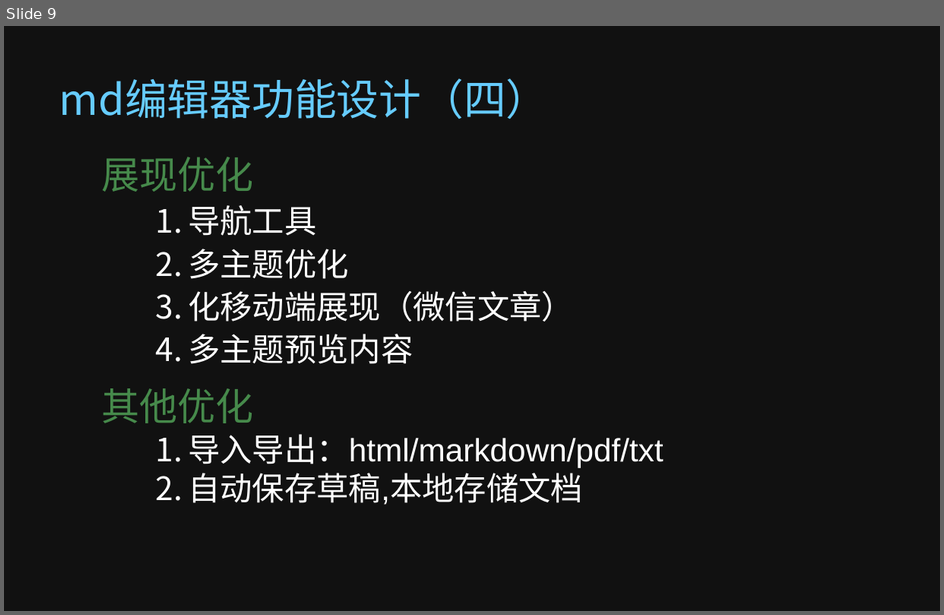
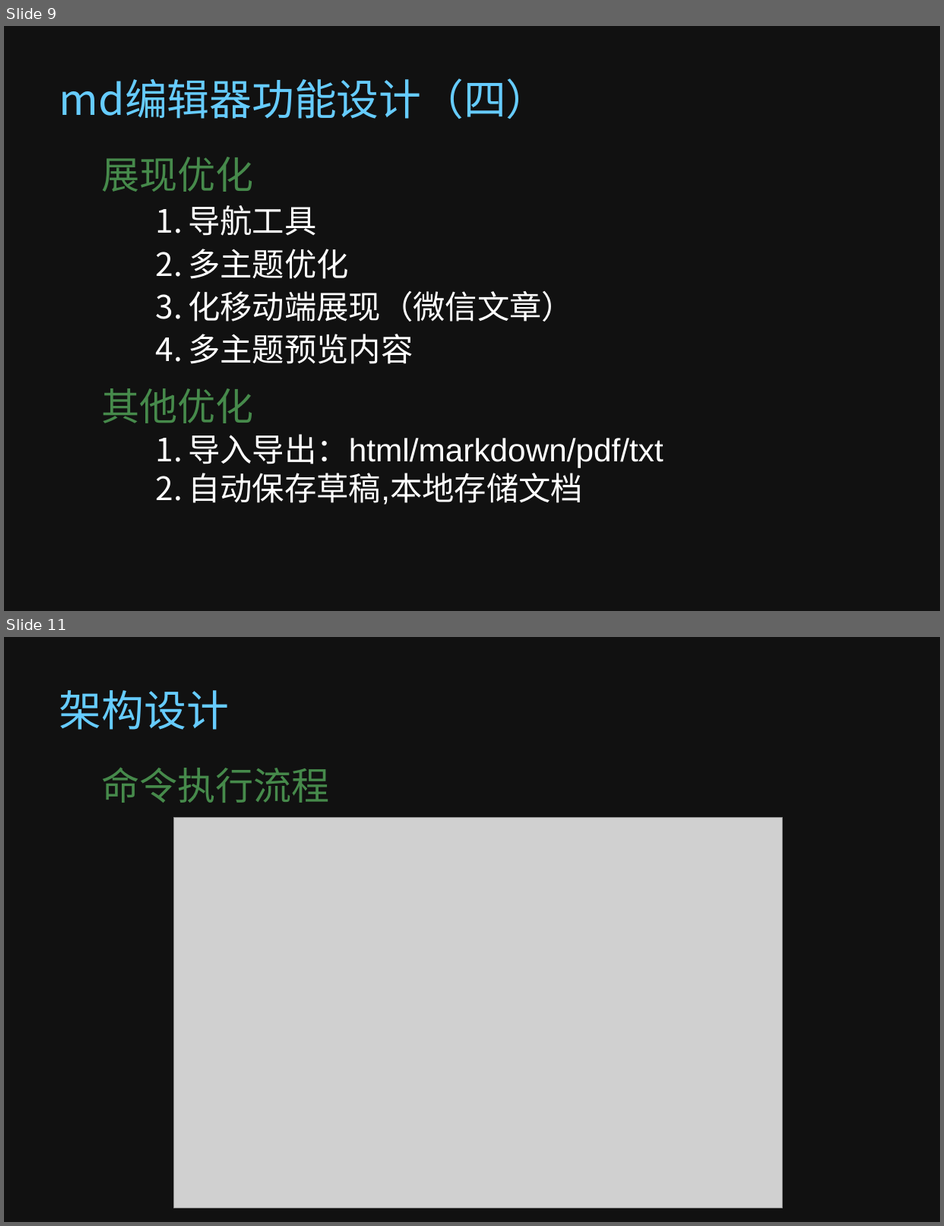
Before and after one commit to fex-team/dora, a slide deck: doc/feature_review.ppt. Shown one above the other, each under a label of ours: slide 9 before the commit, slides 9 and 11 after it; the slides between them are not shown. The pictures are 944x615 and 944x1226 pixels, drawn with LibreOffice and Linux fonts; fonts in the diff are those of the drawing; grey boxes stand for pictures; background and template pictures are left out. Boxes give left, top, right and bottom in pixels: in the first picture for what was removed or moved away, otherwise in the second. Text is boxed around its words. In the diff, an @@ line names an element or a change of style, - is before the commit and + after.

Commit message:
更新架构设计

```diff
--- a/doc/feature_review.ppt
+++ b/doc/feature_review.ppt
@@ slide 11 added at box(4, 637, 940, 1222), background #111111 @@
@@ title added at box(59, 690, 229, 730), 58 pt, text #66CCFF @@
+架构设计
@@ text added at box(102, 767, 330, 803), 52 pt, text #468A4B @@
+命令执行流程
@@ picture added at box(173, 818, 782, 1208) @@
```
Also in this commit, not shown: 2 slides changed, 1 other slide added.
